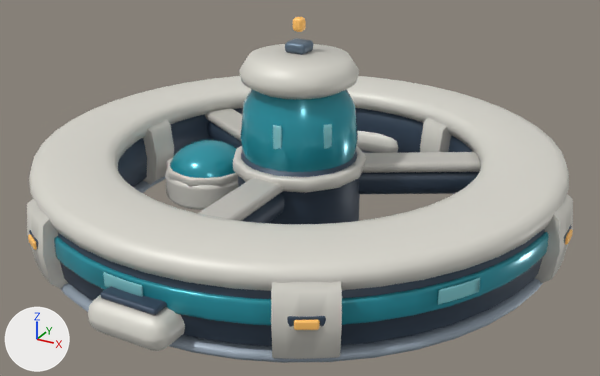
Before and after pictures for a commit that changed the glTF model space-battleship/assets/galaxy/v3/buildings/colony_ring/colony_ring_lv3.glb.
Before and after are seen from a 50 mm lens placed at (6.08, -11.02, 6.39), pointed at (0.18, -0.31, 1.03). Every picture has the same lights, and +X, +Y and +Z are marked at lower left. The first picture is the older version. Where no turn or scale is listed for an object, it has been applied to the vertices. Vertices at exactly the same position are counted once.

Names of what the first picture shows: 'Structure'.
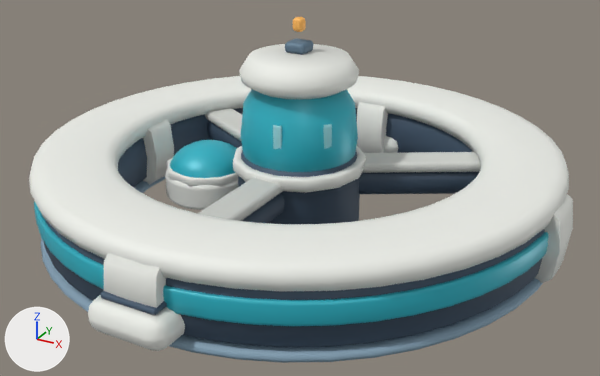
The change in detail:
me_habitatnavyhull_002 is used by ob_structure; location (0.0, 0.0, -0.18).
me_habitatnavyhull_002 had 6850 vertices, 13316 faces and spanned x -4.37..4.37, y -4.55..4.55, z 0.18..3.88.
me_habitatnavyhull_002 now has 5122 vertices, 9940 faces and spans x -4.33..4.33, y -4.55..4.55, z 0.18..3.88.
me_habitatnavyhull_002 part 1: the loose piece of 72 vertices spanning x 1.14..2.51, y 2.24..3.94, z 0.53..1.81 is turned 30 degrees about the z axis through the mesh origin.
me_habitatnavyhull_002 part 2: the loose piece of 72 vertices spanning x -2.51..-1.14, y -3.94..-2.24, z 0.53..1.81 is turned 30 degrees about the z axis through the mesh origin.
me_habitatnavyhull_002 part 3: 20 loose pieces with 1728 vertices, spanning x -4.37..4.37, y -4.2..4.2, z 0.53..1.81, are deleted.
me_habitatnavyhull_002 part 4: 9640 kept faces spanning x -4.33..4.33, y -4.55..4.55, z 0.18..3.88 get new vertex colours.

Pixel boxes (x1, y1, x2, y2) of what changed, in the pictures (600 x 376 px; the box of a moved part takes in the faces that stretch with it):
'Structure', reshaped: before (27, 17, 573, 363); after (29, 17, 573, 363)
part 1 of me_habitatnavyhull_002, moved or reshaped: before (420, 118, 452, 152); after (357, 102, 388, 153)
part 2 of me_habitatnavyhull_002, moved or reshaped: before (27, 198, 68, 288); after (104, 253, 166, 308)
part 3 of me_habitatnavyhull_002, deleted: before (28, 225, 573, 359)
part 4 of me_habitatnavyhull_002, recoloured: (29, 17, 573, 363) in both
